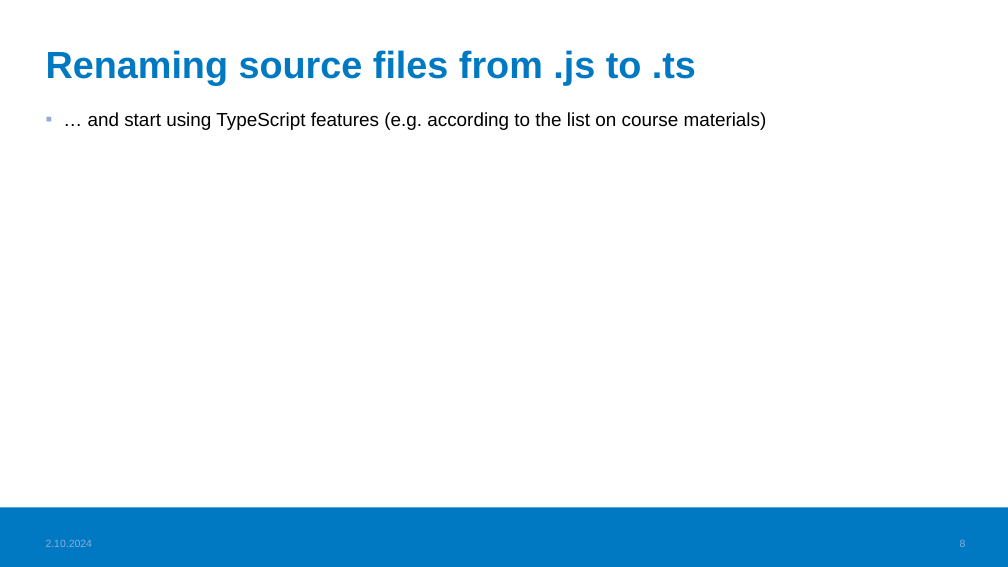
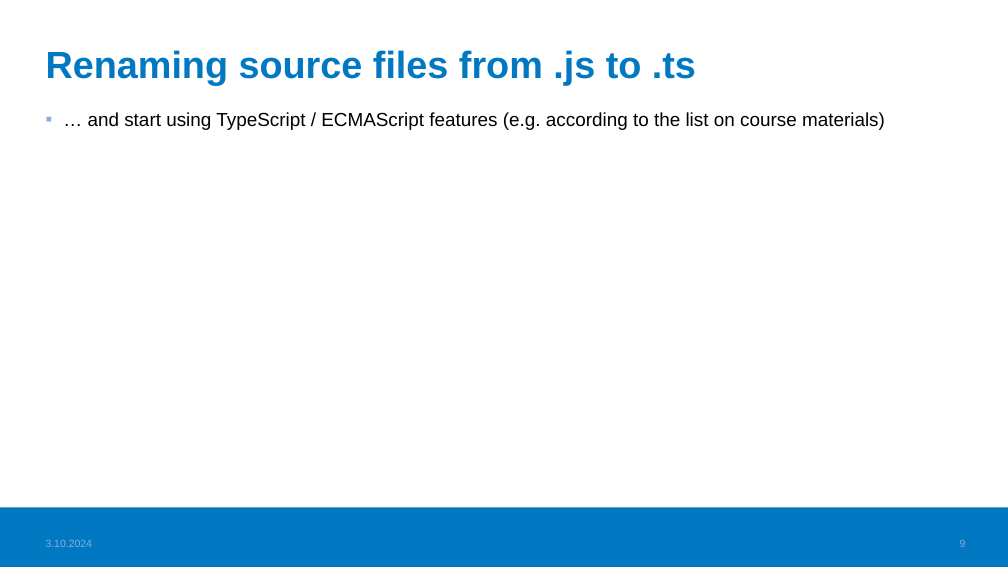
Before and after one commit to valju/JS_ES_Features, a slide deck: slide 9 of TS_basics/TypeScript_usage_understood.pptx (slide 8 before the commit). Drawn at 1008x567 pixels with LibreOffice and Linux fonts; fonts in the diff are those of the drawing; background and template pictures are left out. Boxes give left, top, right and bottom in pixels: in the first picture for what was removed or moved away, otherwise in the second. Text is boxed around its words. In the diff, an @@ line names an element or a change of style, - is before the commit and + after.

```diff
--- a/TS_basics/TypeScript_usage_understood.pptx
+++ b/TS_basics/TypeScript_usage_understood.pptx
@@ text at <box>88,112,885,130</box>: text changed @@
-▪ … and start using TypeScript features (e.g. according to the list on course materials)
+▪ … and start using TypeScript / ECMAScript features (e.g. according to the list on course materials)
```
Also in this commit, not shown: 11 other slides changed, 2 slides added, 2 other files.
